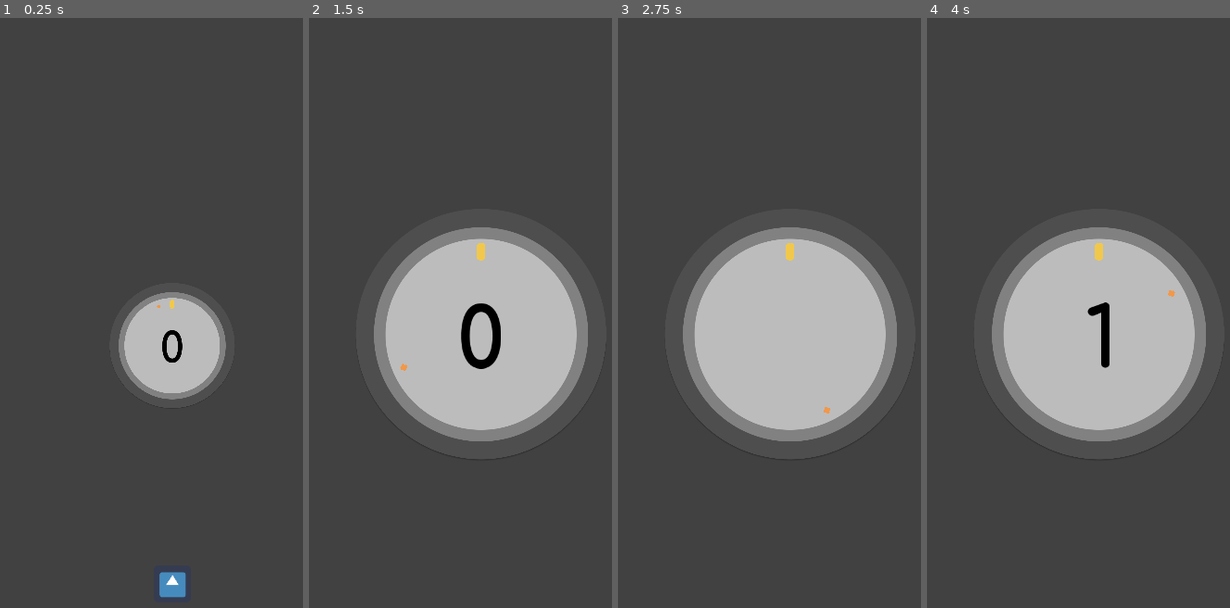
Above: before the commit, frames 1-4 (left to right).
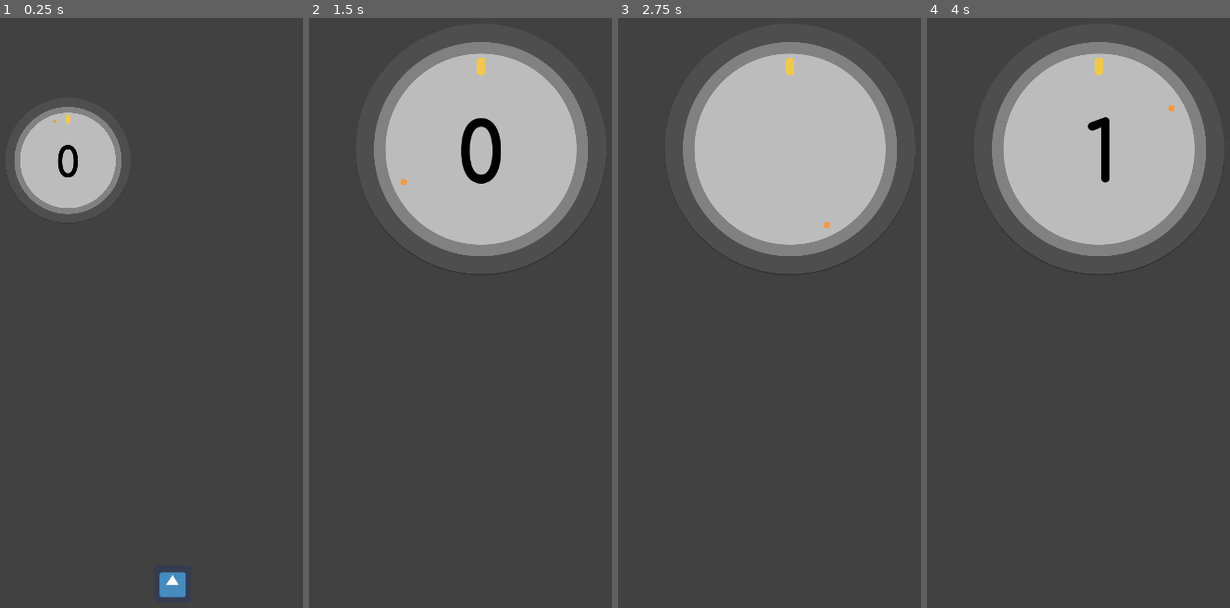
Above: after the commit, the same moments.

Repository: takecare/popthelock
Game: Godot game, scene res://scenes/Start.tscn
The game is run twice, just before and just after one commit, with the same random seed, the same clock (stepped at 60 frames per second) and the same inputs. The engine's default icon, where the game draws it, is replaced by a stand-in: a white triangle on a blue panel in a dark square.
Inputs (mouse positions are in pixels of both pictures, inside the frame that each line leads up to):
- Up to frame 1 (0.25 s): no input
- Up to frame 2 (1.5 s): click (481, 584) at 0.5 s; tap Enter at 1.25 s; move the mouse to (572, 318) at 1.27 s; click (572, 318) at 1.35 s
- Up to frame 3 (2.75 s): tap Space at 2 s; move the mouse to (705, 395) at 2.02 s; tap G at 2.1 s
- Up to frame 4 (4 s): move the mouse to (1142, 195) at 2.77 s; tap H at 2.85 s; tap Enter at 3.5 s; move the mouse to (1078, 507) at 3.52 s; tap J at 3.6 s

The runs differ from the first frame. In frame 1, 10% of the frame differs, in the area x 4-75%, y 15-65%; in frame 2, 39%; in frame 3, 39%, in the area x 21-93%, y 4-72%; in frame 4, 39%.

Commit message:
fine tune animation

Diff:
--- a/scenes/Main.tscn
+++ b/scenes/Main.tscn
@@ -10,7 +10,7 @@
 
 [sub_resource type="Animation" id=1]
 resource_name = "ZoomIn"
-length = 0.5
+length = 0.2
 tracks/0/type = "value"
 tracks/0/path = NodePath(".:zoom")
 tracks/0/interp = 1
@@ -18,8 +18,8 @@
 tracks/0/imported = false
 tracks/0/enabled = true
 tracks/0/keys = {
-"times": PoolRealArray( 0, 0.5 ),
-"transitions": PoolRealArray( 0.25, 1 ),
+"times": PoolRealArray( 0, 0.2 ),
+"transitions": PoolRealArray( 0.25, 0.25 ),
 "update": 0,
 "values": [ Vector2( 2, 2 ), Vector2( 1, 1 ) ]
 }
@@ -30,12 +30,44 @@
 tracks/1/imported = false
 tracks/1/enabled = true
 tracks/1/keys = {
-"times": PoolRealArray( 0.5 ),
+"times": PoolRealArray( 0.2 ),
 "transitions": PoolRealArray( 1 ),
 "values": [ {
 "args": [  ],
 "method": "_on_zoomed_in"
 } ]
+}
+tracks/2/type = "value"
+tracks/2/path = NodePath(".:offset")
+tracks/2/interp = 1
+tracks/2/loop_wrap = true
+tracks/2/imported = false
+tracks/2/enabled = true
+tracks/2/keys = {
+"times": PoolRealArray( 0, 0.2 ),
+"transitions": PoolRealArray( 0.25, 1 ),
+"update": 0,
+"values": [ Vector2( 360, 320 ), Vector2( 0, 0 ) ]
+}
+tracks/3/type = "bezier"
+tracks/3/path = NodePath(".:offset:x")
+tracks/3/interp = 1
+tracks/3/loop_wrap = true
+tracks/3/imported = false
+tracks/3/enabled = false
+tracks/3/keys = {
+"points": PoolRealArray( 360, -0.25, 0, 0.283781, 1, 0, -0.25, -3, 0.25, 120 ),
+"times": PoolRealArray( 0, 0.2 )
+}
+tracks/4/type = "bezier"
+tracks/4/path = NodePath(".:offset:y")
+tracks/4/interp = 1
+tracks/4/loop_wrap = true
+tracks/4/imported = false
+tracks/4/enabled = false
+tracks/4/keys = {
+"points": PoolRealArray( 320, -0.25, 0, 0.25, 0, 0, -0.25, 4, 0.25, 120 ),
+"times": PoolRealArray( 0, 0.2 )
 }
 
 [node name="Main" type="Node2D"]
@@ -57,7 +89,8 @@
 margin_right = 392.0
 
 [node name="Camera" type="Camera2D" parent="."]
-position = Vector2( 360, 640 )
+position = Vector2( 360, 960 )
+offset = Vector2( 360, 320 )
 current = true
 zoom = Vector2( 2, 2 )
 script = ExtResource( 6 )
@@ -66,6 +99,7 @@
 }
 
 [node name="AnimationPlayer" type="AnimationPlayer" parent="Camera"]
+playback_speed = 0.25
 anims/ZoomIn = SubResource( 1 )
 
 [node name="Game" type="Node2D" parent="."]
